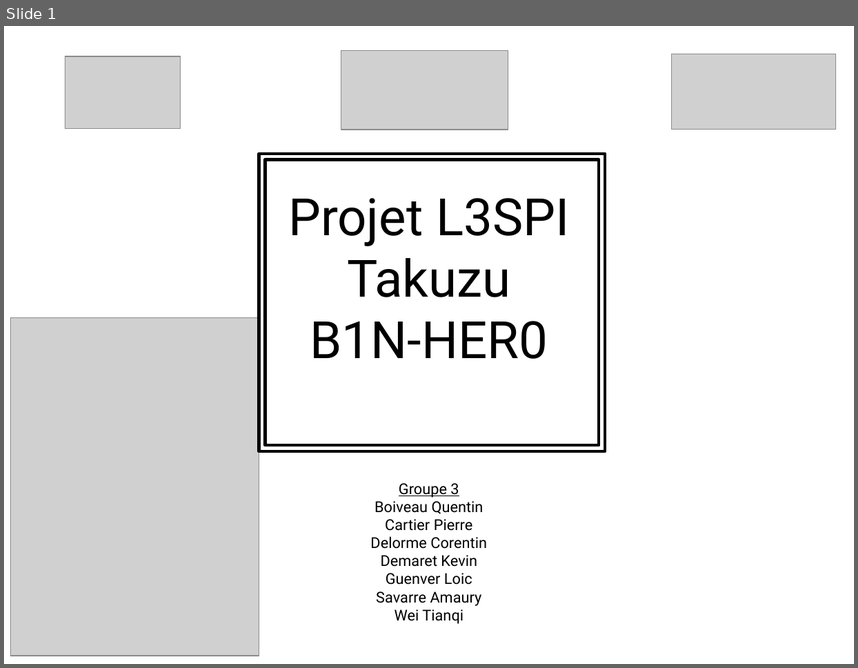
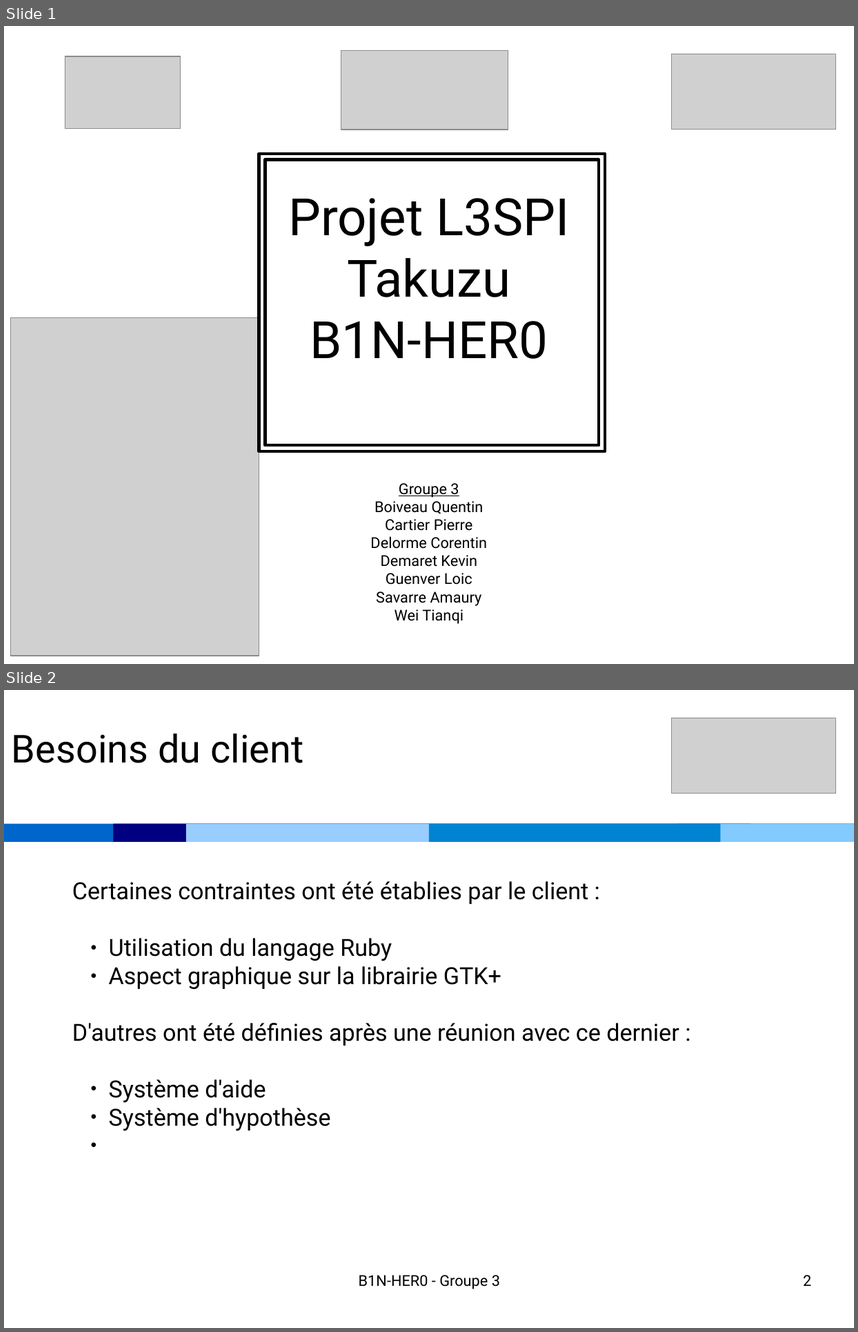
Before and after one commit to CartierPierre/B1N-HER0, a slide deck: soutenance.odp. Shown one above the other, each under a label of ours: slide 1 before the commit, slides 1 and 2 after it. The pictures are 858x668 and 858x1332 pixels, drawn with LibreOffice and Linux fonts; fonts in the diff are those of the drawing; grey boxes stand for pictures. Boxes give left, top, right and bottom in pixels: in the first picture for what was removed or moved away, otherwise in the second. Text is boxed around its words. In the diff, an @@ line names an element or a change of style, - is before the commit and + after.

Commit message:
Ajout slide 2 soutenance

```diff
--- a/soutenance.odp
+++ b/soutenance.odp
@@ slide 2 added at [4,690,854,1328], background #FFFFFF @@
@@ picture added at [672,718,836,793] @@
@@ text added at [12,733,303,763], 36 pt, text #000000 @@
+Besoins du client
@@ rectangle added at [4,823,854,842], fill #0066CC @@
@@ rectangle added at [114,823,751,842], fill #000080 @@
@@ rectangle added at [186,823,678,842], fill #99CCFF @@
@@ rectangle added at [429,823,854,842], fill #0084D1 @@
@@ rectangle added at [721,823,854,842], fill #83CAFF @@
@@ text added at [72,881,680,1131], 22 pt, text #000000 @@
+Certaines contraintes ont été établies par le client :
+  ● Utilisation du langage Ruby
+  ● Aspect graphique sur la librairie GTK+
+D'autres ont été définies après une réunion avec ce dernier :
+  ● Système d'aide
+  ● Système d'hypothèse
@@ text added at [359,1274,500,1289], 14 pt, text #000000 @@
+B1N-HER0 - Groupe 3
@@ page number added at [803,1274,811,1285], 14 pt, text #000000 @@
+2
```
Also in this commit, not shown: 2 other slides added, 1 slide removed.
